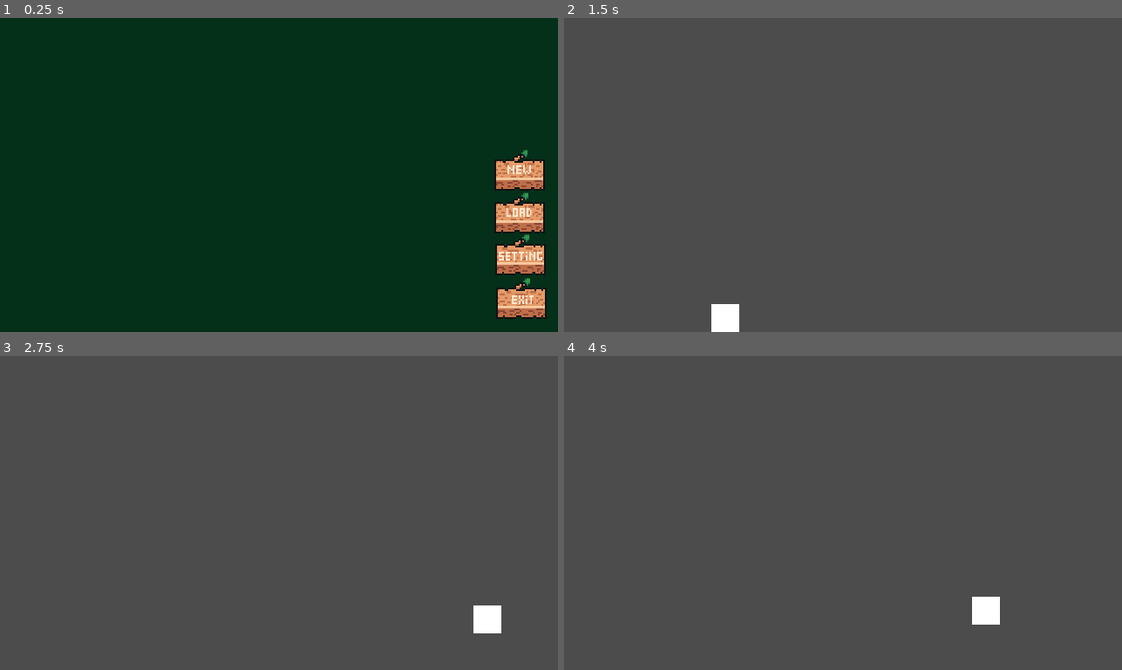
Above: before the commit, frames 1-4 (two rows, left to right).
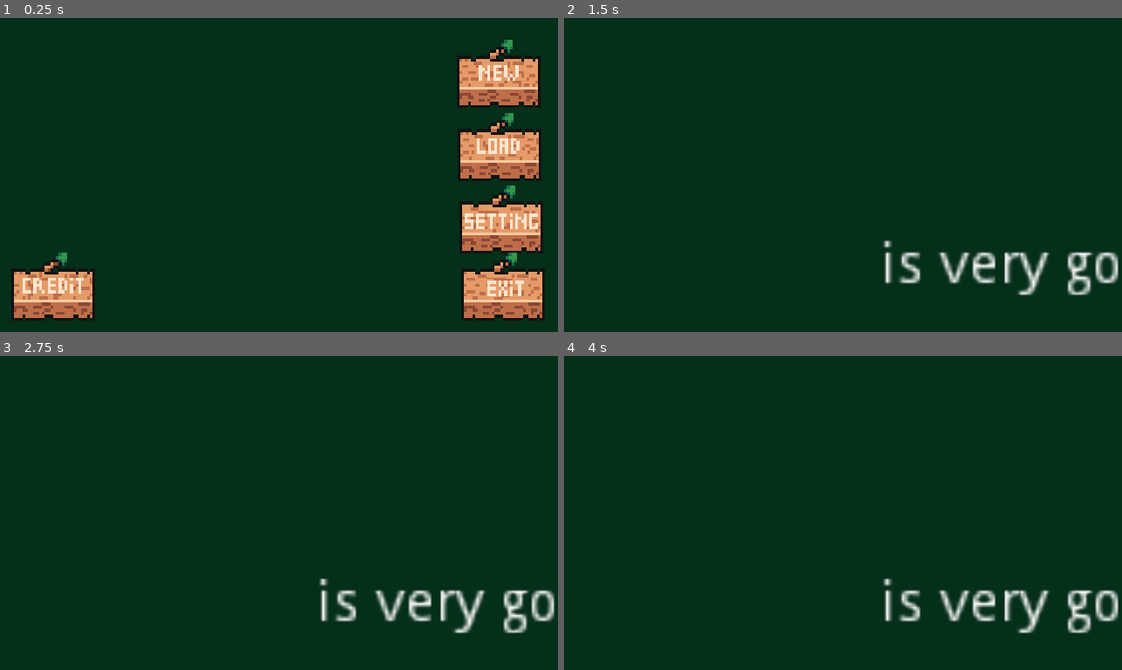
Above: after the commit, the same moments.

Repository: moha2008dev/throw-me-away
Game: Godot game, scene res://scenes/main_menu.tscn
The game is run twice, just before and just after one commit, with the same random seed, the same clock (stepped at 60 frames per second) and the same inputs.
Inputs (mouse positions are in pixels of both pictures, inside the frame that each line leads up to; where the layout moved, square brackets give the same spot in the first picture):
- Up to frame 1 (0.25 s): no input
- Up to frame 2 (1.5 s): click (1066, 228) [1082, 259] at 0.5 s; tap Enter at 1.25 s; move the mouse to (965, 159) at 1.27 s; hold D (right) from 1.28 s (still down); right-click (965, 159) at 1.35 s
- Up to frame 3 (2.75 s): keep holding D (right); tap W (up) at 1.52, 2.27 s; move the mouse to (167, 528) at 2.02 s; click (167, 528) at 2.1 s
- Up to frame 4 (4 s): move the mouse to (898, 443) at 2.77 s; release D (right) at 2.78 s; hold A (left) 2.78-3.53 s; tap S (slide) at 2.85 s; move the mouse to (815, 575) at 3.52 s; hold D (right) from 3.53 s (still down); right-click (815, 575) at 3.6 s; tap W (up) at 3.77 s

The runs differ from the first frame. In frame 1, 13% of the frame differs, in the area x 2-98%, y 6-97%; in frame 2, 100%; in frame 3, 100%; in frame 4, 100%, in the area x 0-100%, y 0-100%.

Commit message:
adding credit button and edditing main menu .tcn and main menu .gd

Diff:
--- a/scenes/main_menu.tscn
+++ b/scenes/main_menu.tscn
@@ -1,10 +1,11 @@
-[gd_scene load_steps=7 format=2]
+[gd_scene load_steps=8 format=2]
 
 [ext_resource path="res://scripts/main_menu.gd" type="Script" id=1]
-[ext_resource path="res://2d_art/Untitled_07-28-2025_10-39-53_6.png" type="Texture" id=2]
-[ext_resource path="res://2d_art/Untitled_07-28-2025_10-39-53_7.png" type="Texture" id=3]
-[ext_resource path="res://2d_art/Untitled_07-28-2025_10-39-53_4_1.png" type="Texture" id=4]
-[ext_resource path="res://2d_art/Untitled_07-28-2025_10-39-53_2.png" type="Texture" id=5]
+[ext_resource path="res://2d_art/new.png" type="Texture" id=2]
+[ext_resource path="res://2d_art/load.png" type="Texture" id=3]
+[ext_resource path="res://2d_art/exit.png" type="Texture" id=4]
+[ext_resource path="res://2d_art/settings.png" type="Texture" id=5]
+[ext_resource path="res://credit.png" type="Texture" id=6]
 
 [sub_resource type="StyleBoxFlat" id=1]
 bg_color = Color( 0.0196078, 0.188235, 0.101961, 1 )
@@ -21,50 +22,63 @@
 custom_styles/panel = SubResource( 1 )
 
 [node name="new" type="TextureButton" parent="."]
-margin_left = 134.338
-margin_top = 32.5746
-margin_right = 162.338
-margin_bottom = 48.5746
+margin_left = 127.87
+margin_top = 8.12249
+margin_right = 155.87
+margin_bottom = 24.1225
 
 [node name="load" type="TextureButton" parent="."]
-margin_left = 134.338
-margin_top = 43.7799
-margin_right = 162.338
-margin_bottom = 59.78
+margin_left = 128.616
+margin_top = 27.7518
+margin_right = 156.616
+margin_bottom = 43.7519
 
 [node name="settings" type="TextureButton" parent="."]
-margin_left = 134.586
-margin_top = 54.6101
-margin_right = 162.586
-margin_bottom = 70.6102
+margin_left = 128.865
+margin_top = 46.0274
+margin_right = 156.865
+margin_bottom = 62.0275
 
 [node name="exit" type="TextureButton" parent="."]
-margin_left = 134.835
-margin_top = 65.8914
-margin_right = 162.835
-margin_bottom = 81.8914
+margin_left = 129.611
+margin_top = 63.4005
+margin_right = 157.611
+margin_bottom = 79.4005
+
+[node name="credit" type="TextureButton" parent="."]
+margin_left = 1.24387
+margin_top = 63.4005
+margin_right = 29.2439
+margin_bottom = 79.4005
 
 [node name="settings2" type="Sprite" parent="."]
-position = Vector2( 148.518, 61.83 )
-scale = Vector2( 0.03, 0.03 )
+position = Vector2( 143.045, 53.0218 )
+scale = Vector2( 0.05, 0.05 )
 texture = ExtResource( 5 )
 
 [node name="exit2" type="Sprite" parent="."]
-position = Vector2( 148.767, 73.1113 )
-scale = Vector2( 0.03, 0.03 )
+position = Vector2( 143.542, 70.3949 )
+scale = Vector2( 0.05, 0.05 )
 texture = ExtResource( 4 )
 
 [node name="new2" type="Sprite" parent="."]
-position = Vector2( 148.219, 39.9443 )
-scale = Vector2( 0.03, 0.03 )
+position = Vector2( 142.298, 15.3425 )
+scale = Vector2( 0.05, 0.05 )
 texture = ExtResource( 2 )
 
 [node name="load2" type="Sprite" parent="."]
-position = Vector2( 148.269, 50.9999 )
-scale = Vector2( 0.03, 0.03 )
+position = Vector2( 142.547, 34.295 )
+scale = Vector2( 0.05, 0.05 )
 texture = ExtResource( 3 )
+
+[node name="credit2" type="Sprite" parent="."]
+position = Vector2( 15.175, 70.395 )
+scale = Vector2( 0.05, 0.05 )
+texture = ExtResource( 6 )
 
 [connection signal="pressed" from="new" to="." method="_on_new_pressed"]
 [connection signal="pressed" from="load" to="." method="_on_load_pressed"]
 [connection signal="pressed" from="settings" to="." method="_on_settings_pressed"]
 [connection signal="pressed" from="exit" to="." method="_on_exit_pressed"]
+[connection signal="pressed" from="credit" to="." method="_on_exit_pressed"]
+[connection signal="pressed" from="credit" to="." method="_on_credit_pressed"]
--- a/scripts/main_menu.gd
+++ b/scripts/main_menu.gd
@@ -1,8 +1,6 @@
 extends Control
 
 var scene_go_to = preload("res://scenes/World.tscn")
-
-
 
 func _on_new_pressed():
 	get_tree().change_scene_to(scene_go_to)
@@ -13,8 +11,12 @@
 
 
 func _on_settings_pressed():
-	get_tree().change_scene_to(scene_go_to)
+	get_tree().change_scene("res://scenes/test_scene.tscn")
 
 
 func _on_exit_pressed():
 	get_tree().quit()
+
+
+func _on_credit_pressed():
+	get_tree().change_scene("res://scenes/test_scene.tscn")
Renamed: 2d_art/Untitled_07-28-2025_10-39-53_4_1.png -> 2d_art/exit.png
Not shown, changed: 2d_art/exit.png.import
Renamed: 2d_art/Untitled_07-28-2025_10-39-53_7.png -> 2d_art/load.png
Not shown, changed: 2d_art/load.png.import
Renamed: 2d_art/Untitled_07-28-2025_10-39-53_6.png -> 2d_art/new.png
Not shown, added: 2d_art/new.png.import
Renamed: 2d_art/Untitled_07-28-2025_10-39-53_2.png -> 2d_art/settings.png
Not shown, added: 2d_art/settings.png.import
Binary file added: credit.png
Not shown, changed: credit.png.import
Binary file added: pause.png
Not shown, changed: pause.png.import
